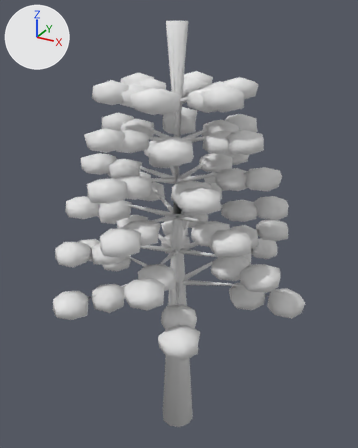
Two versions of the OBJ model src/models/caelum/world/environment/ca_tree_mountain_pehuen.obj, one commit apart.
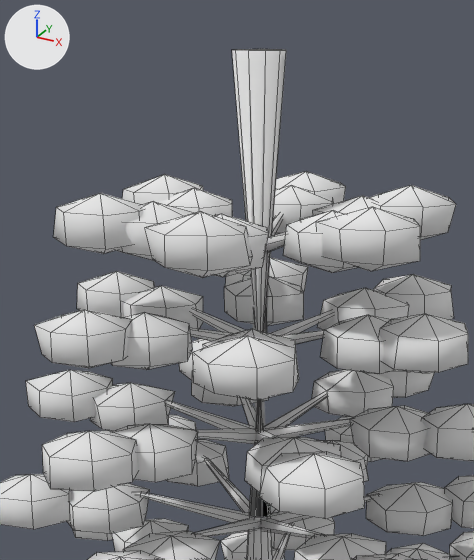
Each version is shown whole from a 50 mm camera at (143.8, -259.3, 293.5) aimed at (-2.7, 7.1, 160.3), then close up on the part from 20% to 74% of the width and 0% to 52% of the height. Arrows for +X, +Y and +Z are at upper left; the lights stay in place. The older version's two pictures come first. The close-ups show mesh edges as thin lines. Where no turn or scale is listed for an object, it has been applied to the vertices. Vertices at exactly the same position are counted once.

In view in the first close-up: 'ca_tree_mountain_pehuen'.
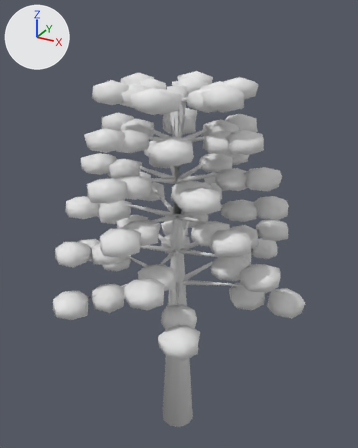
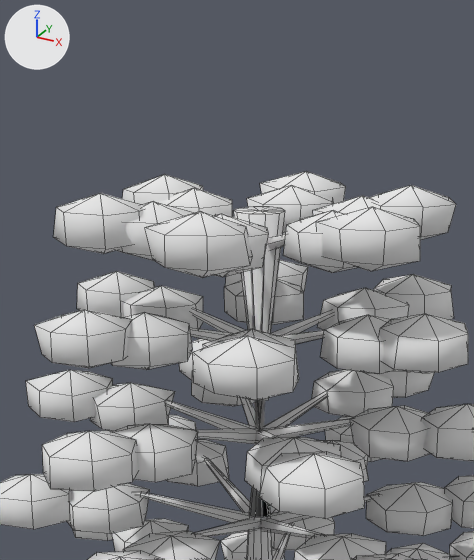
Location of each change, [x1, y1, x2, y2] in pixels of the close-ups (474 x 560 px; the box of a moved part takes in the faces that stretch with it):
'ca_tree_mountain_pehuen', reshaped: before [0, 49, 474, 560]; after [0, 171, 474, 560]
part 1 of me_ca_tree_mountain_pehuen, moved or reshaped: before [232, 49, 286, 517]; after [234, 207, 285, 517]

What the commit changed:
me_ca_tree_mountain_pehuen is used by ob_ca_tree_mountain_pehuen; location (0.0, 0.0, 0.0).
me_ca_tree_mountain_pehuen had 2084 vertices, 2416 faces and spanned x -87.0..88.0, y -77.0..78.0, z 0.0..286.0.
me_ca_tree_mountain_pehuen now has 2084 vertices, 2416 faces and spans x -87.0..88.0, y -77.0..78.0, z 0.0..255.0.
me_ca_tree_mountain_pehuen part 1: the loose piece of 21 vertices spanning x -6.0..6.0, y -6.0..6.0, z 172.0..286.0 is scaled about its middle by (1, 1, 0.687), then moved by (0.0, 0.0, -18.0).
